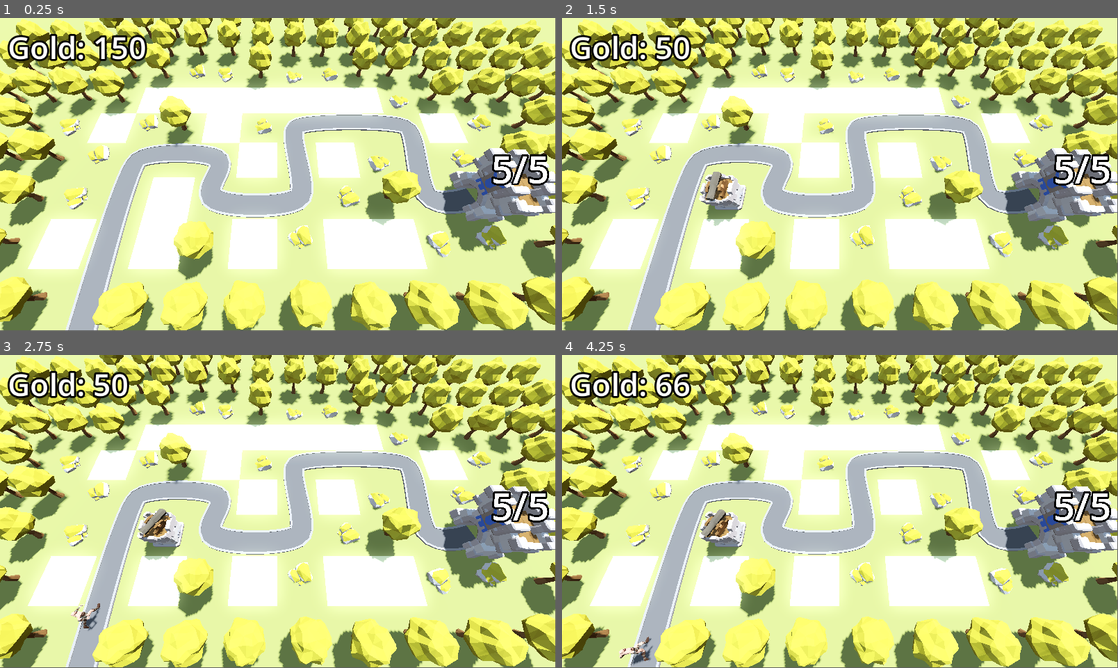
Above: before the commit, frames 1-4 (two rows, left to right).
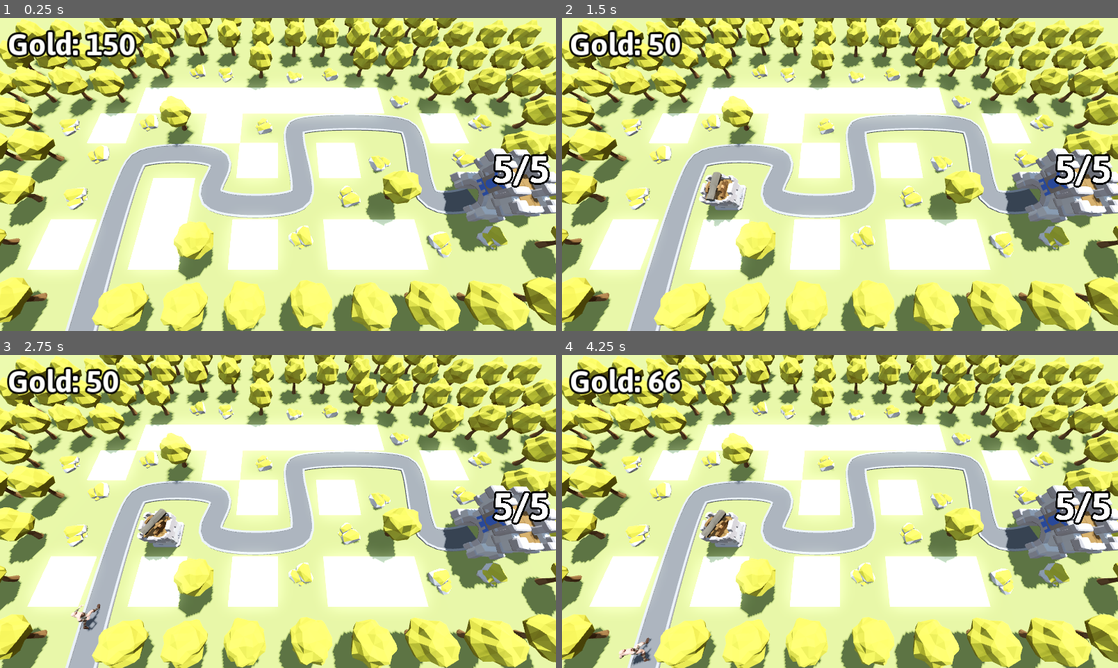
Above: after the commit, the same moments.

Repository: SugarF0x/barblast-3d
Game: Godot game, scene res://BaseLevel.tscn
The game is run twice, just before and just after one commit, with the same random seed, the same clock (stepped at 60 frames per second) and the same inputs.
Inputs (mouse positions are in pixels of both pictures, inside the frame that each line leads up to):
- Up to frame 1 (0.25 s): no input
- Up to frame 2 (1.5 s): tap Enter at 0.5 s; move the mouse to (962, 158) at 0.52 s; click (962, 158) at 0.6 s; tap Space at 1.25 s; move the mouse to (728, 190) at 1.27 s; click (728, 190) at 1.35 s
- Up to frame 3 (2.75 s): tap Enter at 2 s; move the mouse to (333, 442) at 2.02 s; click (333, 442) at 2.1 s
- Up to frame 4 (4.25 s): move the mouse to (812, 574) at 2.77 s; click (812, 574) at 2.85 s; move the mouse to (1006, 558) at 3.52 s; click (1006, 558) at 3.6 s
In our replay, the window is 799x449 before the commit and 800x450 after it. These sizes can differ from the game's own. Grey fills any space a smaller window leaves; there, only what the larger window draws over its background counts as a difference.

The runs differ from the first frame. In frame 1, 9.3% of the frame differs, in the area x 0-100%, y 0-100%; in frame 2, 9.3%; in frame 3, 9.4%; in frame 4, 9.4%.

Commit message:
update fonts

Diff:
--- a/Base/base.tscn
+++ b/Base/base.tscn
@@ -1,8 +1,9 @@
-[gd_scene load_steps=4 format=3 uid="uid://bfb4k2ep1dvtl"]
+[gd_scene load_steps=5 format=3 uid="uid://bfb4k2ep1dvtl"]
 
 [ext_resource type="Script" path="res://Base/base.gd" id="1_l44r1"]
 [ext_resource type="PackedScene" uid="uid://b7eurym5yvwbn" path="res://components/HealthComponent.tscn" id="2_jll3i"]
 [ext_resource type="PackedScene" uid="uid://ccset7yjenmui" path="res://Assets/Base.glb" id="3_fu3yl"]
+[ext_resource type="FontFile" uid="uid://cmi0owcroepcb" path="res://Assets/fonts/Asap/static/Asap-Bold.ttf" id="3_uss6g"]
 
 [node name="Base" type="Node3D" groups=["base"]]
 script = ExtResource("1_l44r1")
@@ -15,6 +16,7 @@
 billboard = 1
 modulate = Color(0.886275, 0, 0.0196078, 1)
 text = "10"
+font = ExtResource("3_uss6g")
 font_size = 500
 outline_size = 100
 
--- a/BaseLevel.tscn
+++ b/BaseLevel.tscn
@@ -9,6 +9,7 @@
 [ext_resource type="PackedScene" uid="uid://dlmltvgusbij4" path="res://Turret/turret.tscn" id="4_enpy5"]
 [ext_resource type="Script" path="res://EnemyPath.gd" id="5_885ug"]
 [ext_resource type="Script" path="res://Bank.gd" id="8_d6424"]
+[ext_resource type="FontFile" uid="uid://cmi0owcroepcb" path="res://Assets/fonts/Asap/static/Asap-Bold.ttf" id="9_6ckwm"]
 [ext_resource type="PackedScene" uid="uid://di3hexqm4y8x4" path="res://UI/victory_layer.tscn" id="10_i4sm6"]
 
 [sub_resource type="ProceduralSkyMaterial" id="ProceduralSkyMaterial_mwvmm"]
@@ -36,6 +37,9 @@
 
 [sub_resource type="StandardMaterial3D" id="StandardMaterial3D_fsm4n"]
 albedo_color = Color(0.360784, 0.360784, 0.360784, 1)
+
+[sub_resource type="Theme" id="Theme_qv5h7"]
+default_font = ExtResource("9_6ckwm")
 
 [sub_resource type="LabelSettings" id="LabelSettings_s13n6"]
 font_size = 64
@@ -140,6 +144,7 @@
 grow_vertical = 2
 size_flags_vertical = 8
 mouse_filter = 2
+theme = SubResource("Theme_qv5h7")
 theme_override_constants/margin_left = 16
 theme_override_constants/margin_top = 16
 theme_override_constants/margin_right = 16
--- a/UI/victory_layer.tscn
+++ b/UI/victory_layer.tscn
@@ -1,7 +1,11 @@
-[gd_scene load_steps=4 format=3 uid="uid://di3hexqm4y8x4"]
+[gd_scene load_steps=6 format=3 uid="uid://di3hexqm4y8x4"]
 
 [ext_resource type="Script" path="res://UI/victory_layer.gd" id="1_jas1b"]
+[ext_resource type="FontFile" uid="uid://cmi0owcroepcb" path="res://Assets/fonts/Asap/static/Asap-Bold.ttf" id="2_csbdc"]
 [ext_resource type="Texture2D" uid="uid://c3n0ukwbppr5e" path="res://Assets/star.png" id="2_x53xu"]
+
+[sub_resource type="Theme" id="Theme_qv5h7"]
+default_font = ExtResource("2_csbdc")
 
 [sub_resource type="LabelSettings" id="LabelSettings_53ypn"]
 font_size = 96
@@ -23,6 +27,7 @@
 anchor_bottom = 1.0
 grow_horizontal = 2
 grow_vertical = 2
+theme = SubResource("Theme_qv5h7")
 
 [node name="PanelContainer" type="PanelContainer" parent="CenterContainer"]
 custom_minimum_size = Vector2(400, 400)
--- a/project.godot
+++ b/project.godot
@@ -15,6 +15,10 @@
 config/features=PackedStringArray("4.2", "Forward Plus")
 config/icon="res://icon.svg"
 
+[display]
+
+window/stretch/mode="canvas_items"
+
 [input]
 
 click={
@@ -22,3 +26,7 @@
 "events": [Object(InputEventMouseButton,"resource_local_to_scene":false,"resource_name":"","device":-1,"window_id":0,"a …(258 unchanged characters)…
 ]
 }
+
+[rendering]
+
+anti_aliasing/quality/msaa_3d=2
Binary file added: Assets/fonts/Asap/Asap-Italic-VariableFont_wdth,wght.ttf
Not shown, added: Assets/fonts/Asap/Asap-Italic-VariableFont_wdth,wght.ttf.import
Binary file added: Assets/fonts/Asap/Asap-VariableFont_wdth,wght.ttf
Not shown, added: Assets/fonts/Asap/Asap-VariableFont_wdth,wght.ttf.import
Not shown, added: Assets/fonts/Asap/OFL.txt
Not shown, added: Assets/fonts/Asap/README.txt
Binary file added: Assets/fonts/Asap/static/Asap-Black.ttf
Not shown, added: Assets/fonts/Asap/static/Asap-Black.ttf.import
Binary file added: Assets/fonts/Asap/static/Asap-BlackItalic.ttf
Not shown, added: Assets/fonts/Asap/static/Asap-BlackItalic.ttf.import
Binary file added: Assets/fonts/Asap/static/Asap-Bold.ttf
Not shown, added: Assets/fonts/Asap/static/Asap-Bold.ttf.import
(and 175 more such lines)
